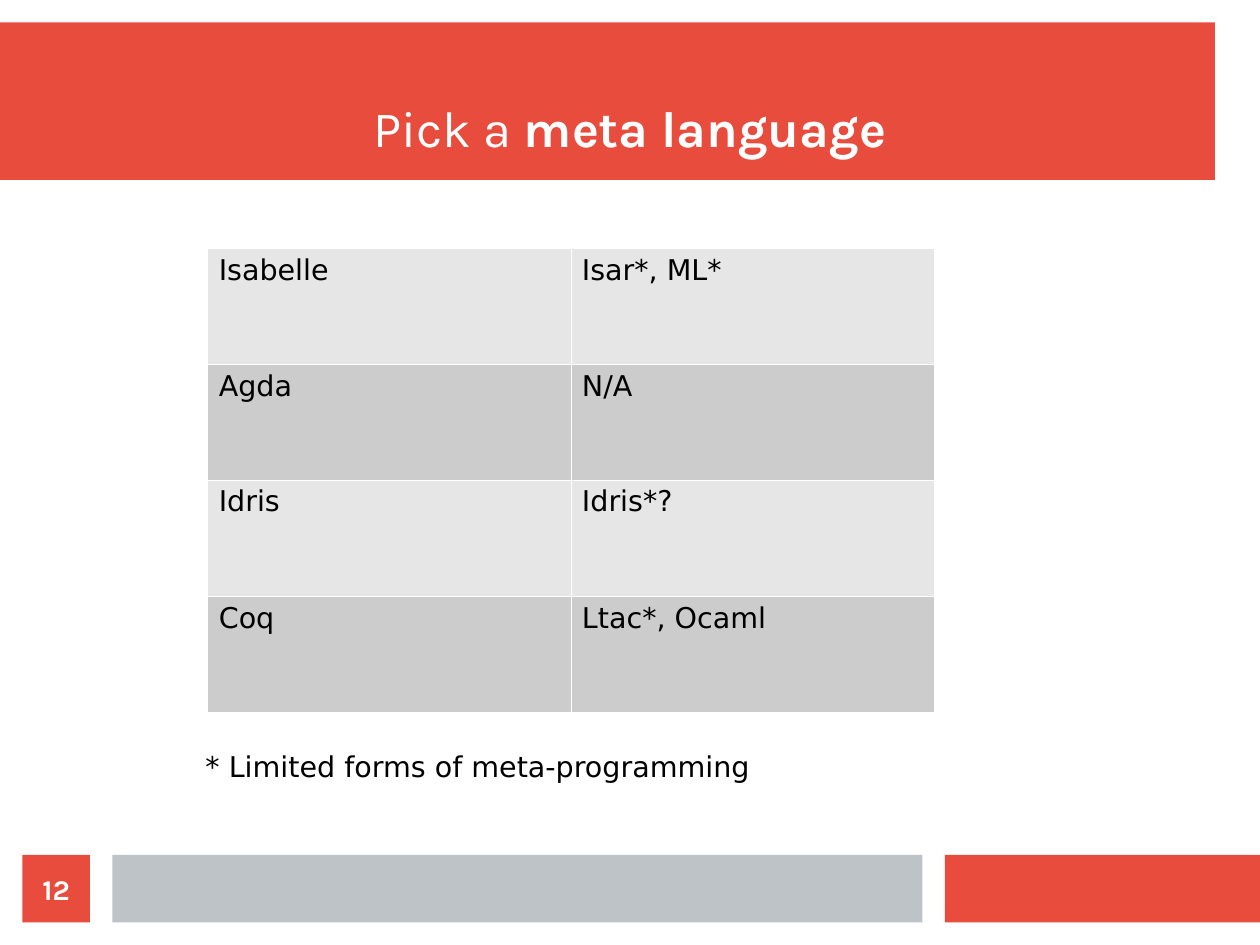
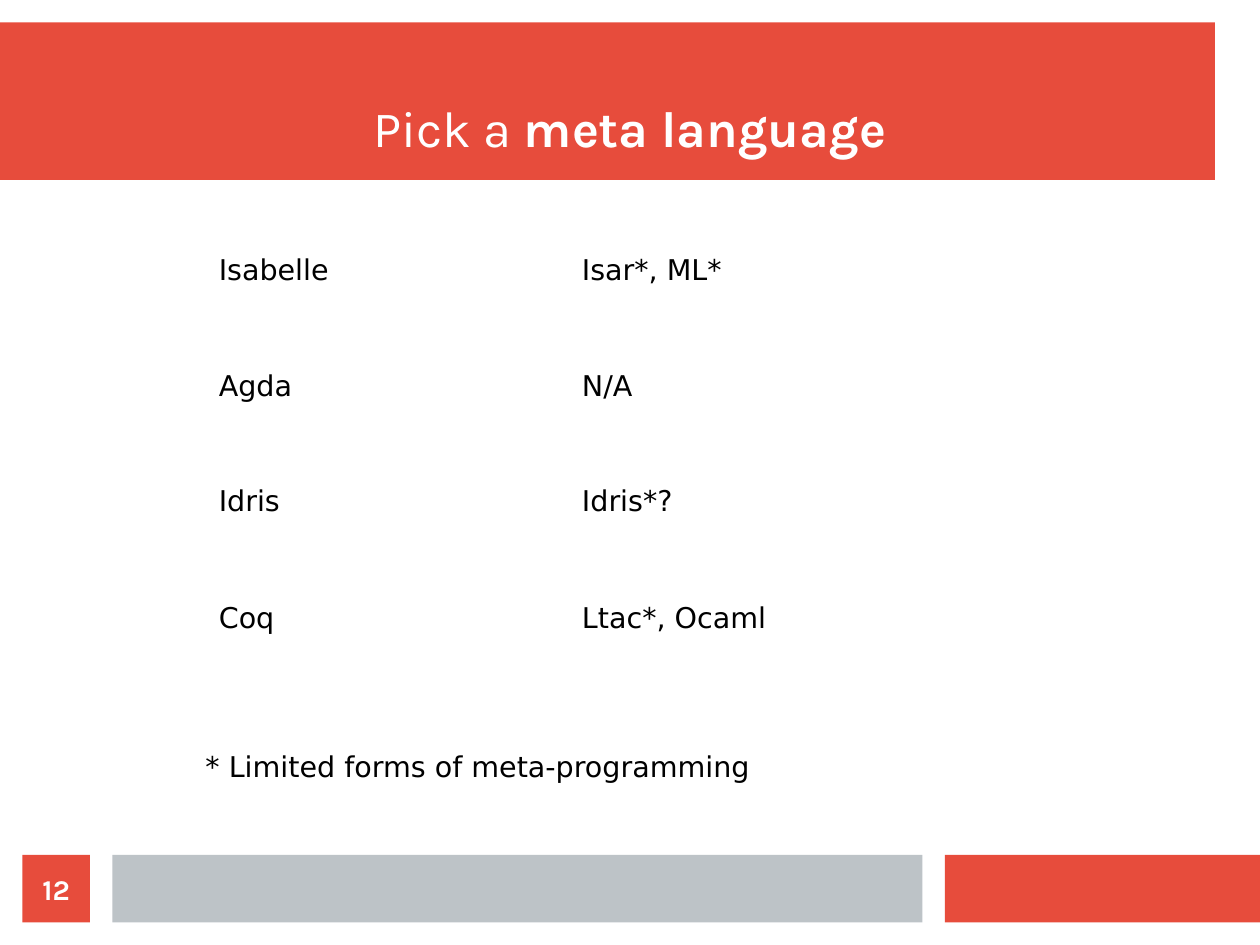
Before and after one commit to wilbowma/cur, a slide deck: slide 12 of hope-2016/slides.odp. Drawn at 1260x945 pixels with LibreOffice and Linux fonts; fonts in the diff are those of the drawing. Boxes give left, top, right and bottom in pixels: in the first picture for what was removed or moved away, otherwise in the second. Text is boxed around its words. In the diff, an @@ line names an element or a change of style, - is before the commit and + after.

```diff
--- a/hope-2016/slides.odp
+++ b/hope-2016/slides.odp
@@ table at box(208, 248, 935, 712) @@
@@ fill #E6E6E6 to none in 4 cells @@
@@ fill #CCCCCC to none in 4 cells @@
```
Also in this commit, not shown: 6 other slides changed, 2 slides added.
